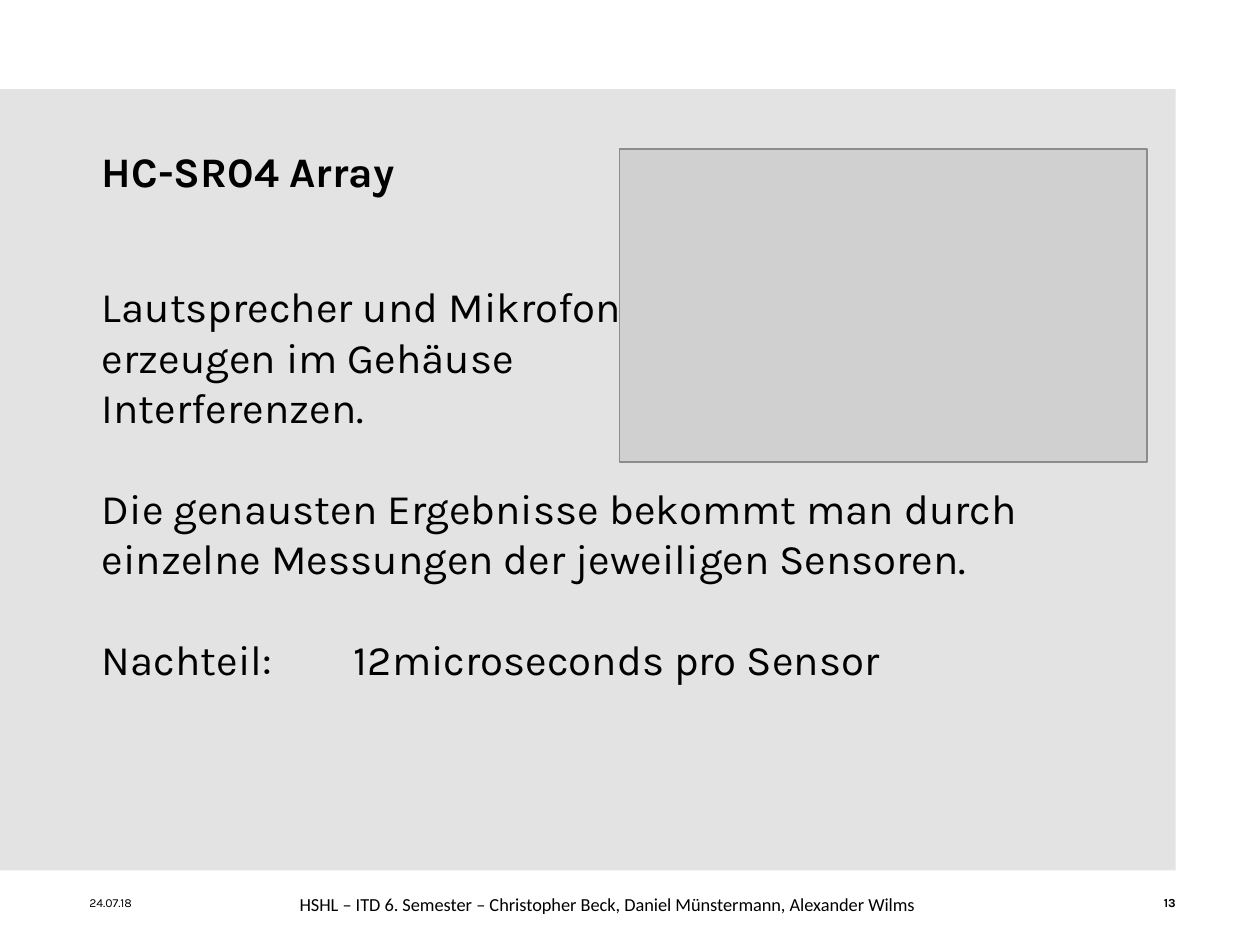
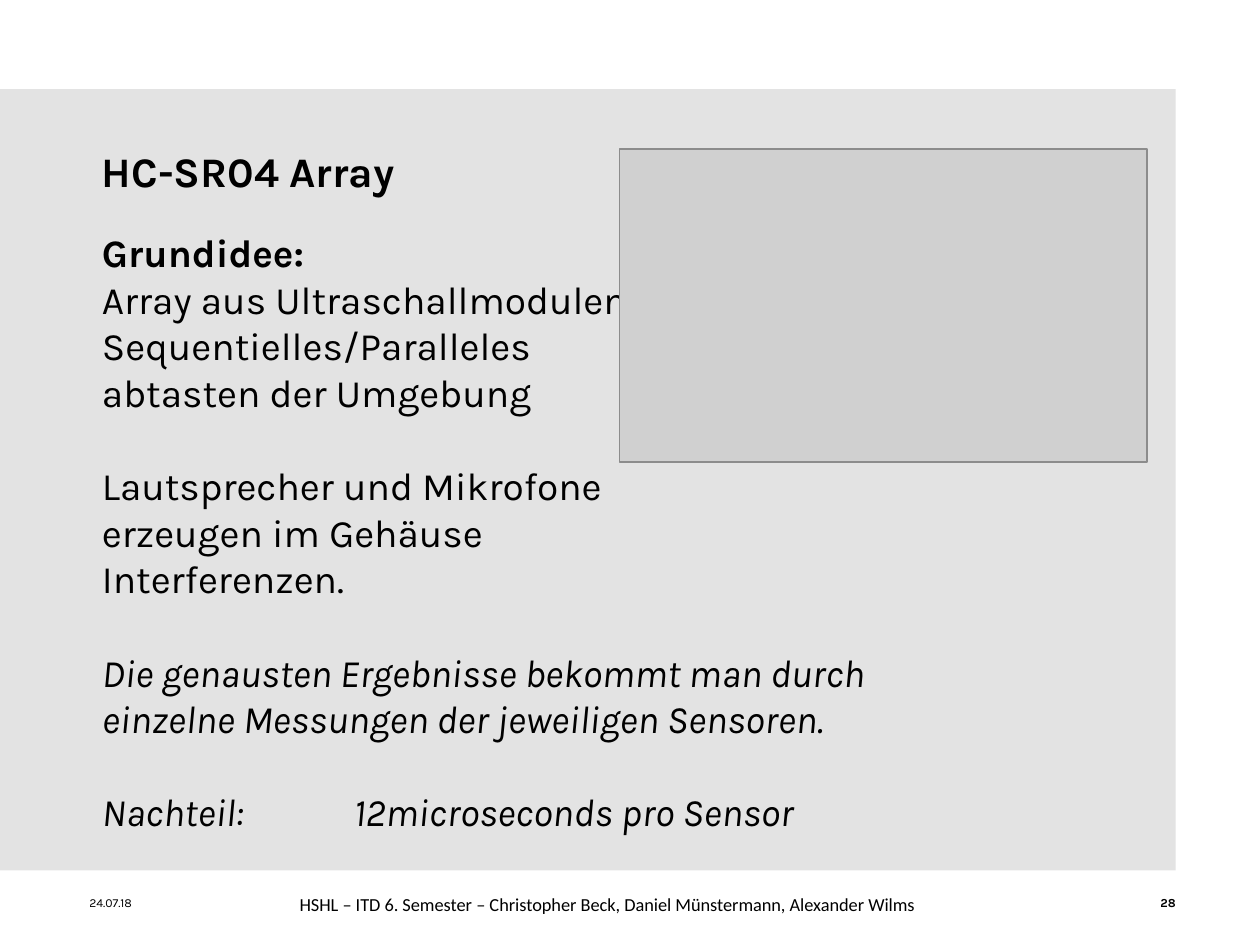
Before and after one commit to ChristineAgethen/Interaktionskonzept_Rollstuhl, a slide deck: slide 28 of Interaktionskonzept.pptx (slide 13 before the commit). Drawn at 1260x945 pixels with LibreOffice and Linux fonts; fonts in the diff are those of the drawing; grey boxes stand for pictures; background and template pictures are left out. Boxes give left, top, right and bottom in pixels: in the first picture for what was removed or moved away, otherwise in the second. Text is boxed around its words. In the diff, an @@ line names an element or a change of style, - is before the commit and + after.

Commit message:
cbe

```diff
--- a/Interaktionskonzept.pptx
+++ b/Interaktionskonzept.pptx
@@ text "Grundidee:": place and size @@
-text "Grundidee:" at <box>102,285,1016,685</box>
+text "Grundidee:" at <box>102,239,864,835</box>
@@ text at <box>102,239,626,417</box>: paragraphs added @@
+Grundidee:
+Array aus Ultraschallmodulen
+Sequentielles/Paralleles
+abtasten der Umgebung
@@ text at <box>102,473,864,835</box>: size 24 to 22.2 pt in "Lautsprecher und Mikrofone", "erzeugen im Gehäuse Interferenzen.", "Die genausten Ergebnisse bekommt man durch", "einzelne Messungen der jeweiligen Sensoren." and 1 more places; italic on in "Die genausten Ergebnisse bekommt man durch", "einzelne Messungen der jeweiligen Sensoren.", "Nachteil: 12microseconds pro Sensor" @@
@@ page number at <box>1160,899,1175,907</box>: text changed @@
-13
+28
```
Also in this commit, not shown: 2 other slides changed, 6 slides added.
